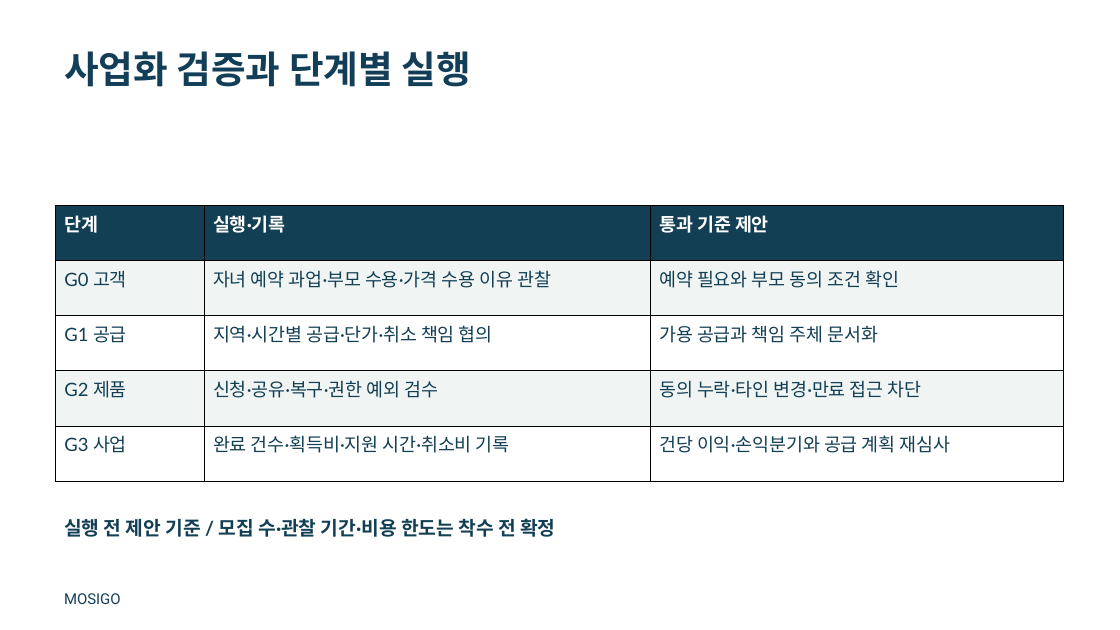
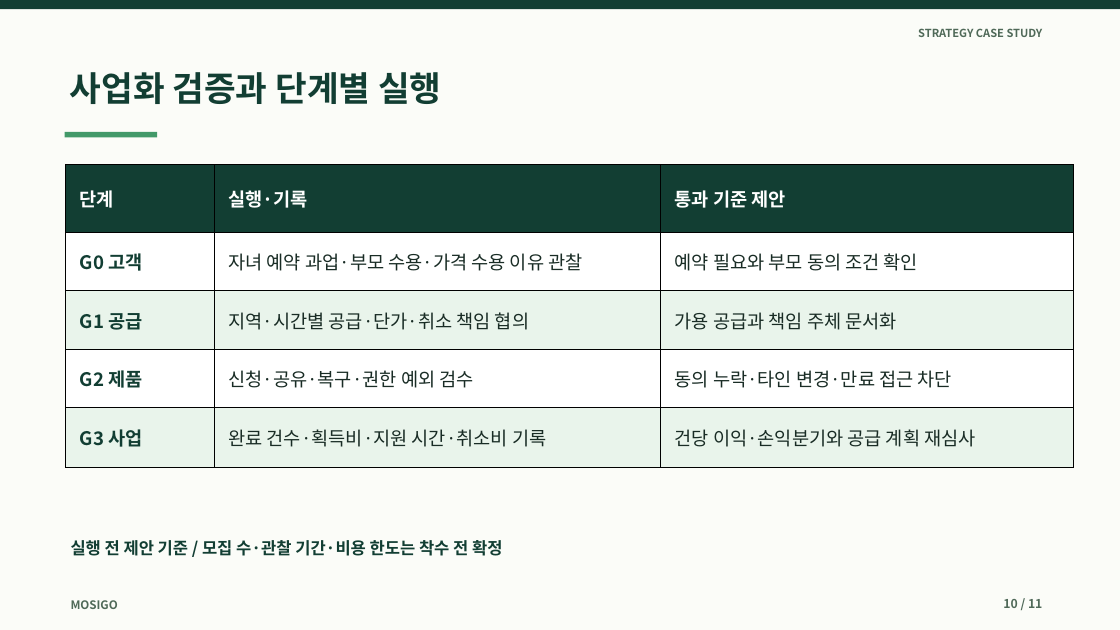
Before and after one commit to dohyunkimmm/mosigo-case-study, a slide deck: slide 10 of downloads/mosigo_report.pptx. Drawn at 1120x630 pixels with LibreOffice and Linux fonts; fonts in the diff are those of the drawing. Boxes give left, top, right and bottom in pixels: in the first picture for what was removed or moved away, otherwise in the second. Text is boxed around its words. In the diff, an @@ line names an element or a change of style, - is before the commit and + after.

```diff
--- a/downloads/mosigo_report.pptx
+++ b/downloads/mosigo_report.pptx
@@ background #FFFFFF to #FBFCF8 @@
@@ rectangle added at [0,0,1120,9], fill #123E33 @@
@@ text added at [918,28,1043,37], 9.5 pt, text #4F6958, bold @@
+STRATEGY CASE STUDY
@@ text "사업화 검증과 단계별 실행": place and size @@
-text "사업화 검증과 단계별 실행" at [64,51,471,87]
+text "사업화 검증과 단계별 실행" at [70,72,441,104]
@@ text "사업화 검증과 단계별 실행" at [70,72,441,104]: size 32.2 to 29.5 pt, font Roboto to Noto Sans CJK KR, text colour #123E58 to #123E33; vertical alignment top to middle @@
@@ rectangle added at [65,132,157,138], fill #429969 @@
@@ table at [66,165,1074,468] @@
@@ fill #133F55 to #123E33 in row 1 @@
@@ fill #F0F5F3 to #FFFFFF in 6 cells @@
@@ fill #FFFFFF to #E9F4EB in 6 cells @@
@@ size 15.8 to 16 pt, font Lato to Noto Sans CJK KR @@
@@ text colour #133F55 to #123E33, bold on in "G0 고객", "G1 공급", "G2 제품", "G3 사업" @@
@@ text colour #133F55 to #192C25 in "자녀 예약 과업·부모 수용·가격 수용 이유 관찰", "예약 필요와 부모 동의 조건 확인", "지역·시간별 공급·단가·취소 책임 협의", "가용 공급과 책임 주체 문서화" and 4 more places @@
@@ table: place and size @@
-table at [56,206,1065,481]
+table at [66,165,1074,468]
@@ text "실행 전 제안 기준 / ...": place and size @@
-text "실행 전 제안 기준 / ..." at [64,518,555,537]
+text "실행 전 제안 기준 / ..." at [71,540,502,556]
@@ text "실행 전 제안 기준 / ..." at [71,540,502,556]: size 16.5 to 14.2 pt, font Lato to Noto Sans CJK KR, text colour #133F55 to #123E33; vertical alignment top to middle @@
@@ text "MOSIGO": place and size @@
-text "MOSIGO" at [64,593,120,604]
+text "MOSIGO" at [71,600,118,609]
@@ text "MOSIGO" at [71,600,118,609]: size 12.8 to 10 pt, font Roboto to Noto Sans CJK KR, text colour #123E58 to #4F6958, bold on; vertical alignment top to middle @@
@@ text added at [1003,599,1042,608], 10.5 pt, text #4F6958, bold @@
+10 / 11
```
Also in this commit, not shown: 10 other slides changed, 1 other file.
